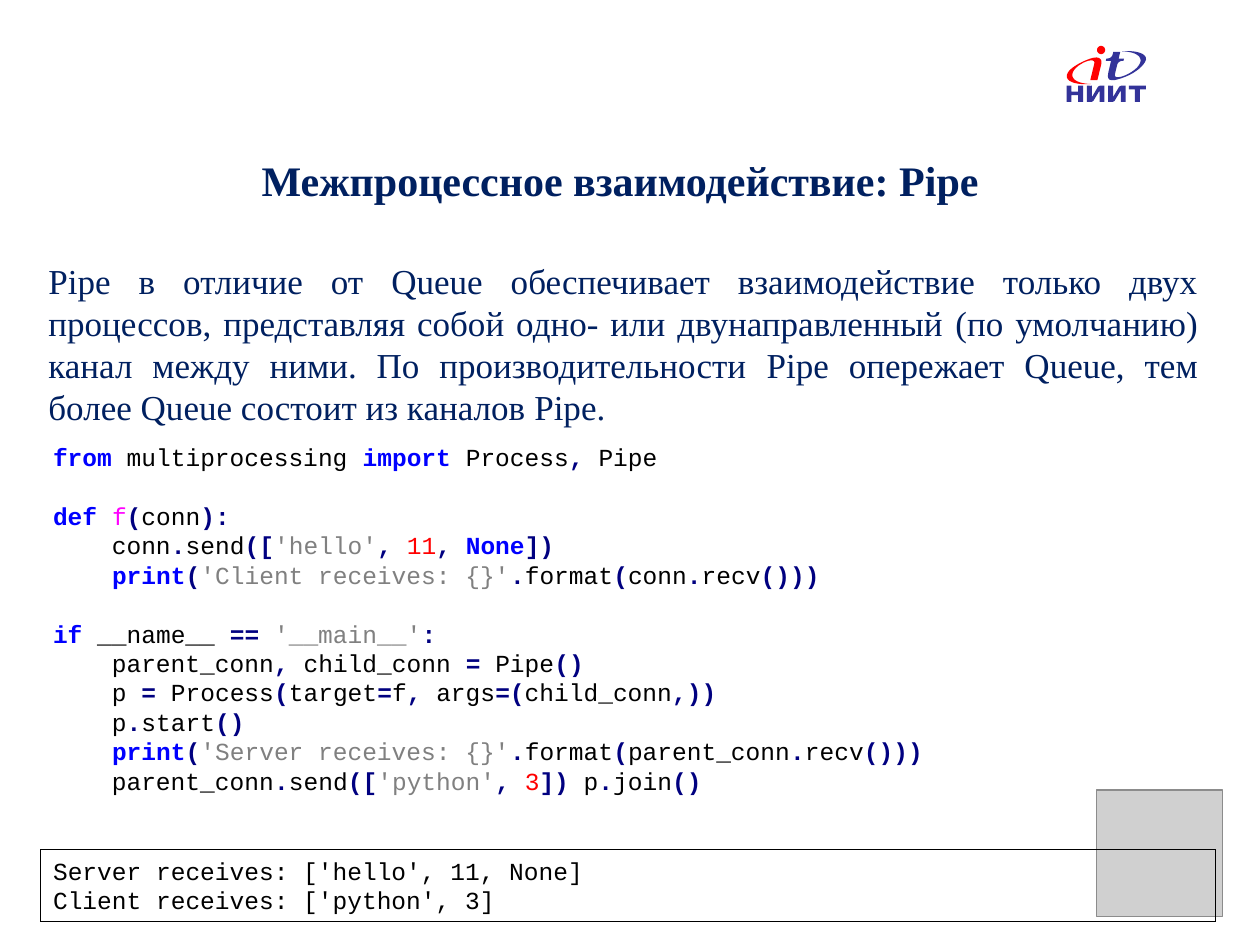
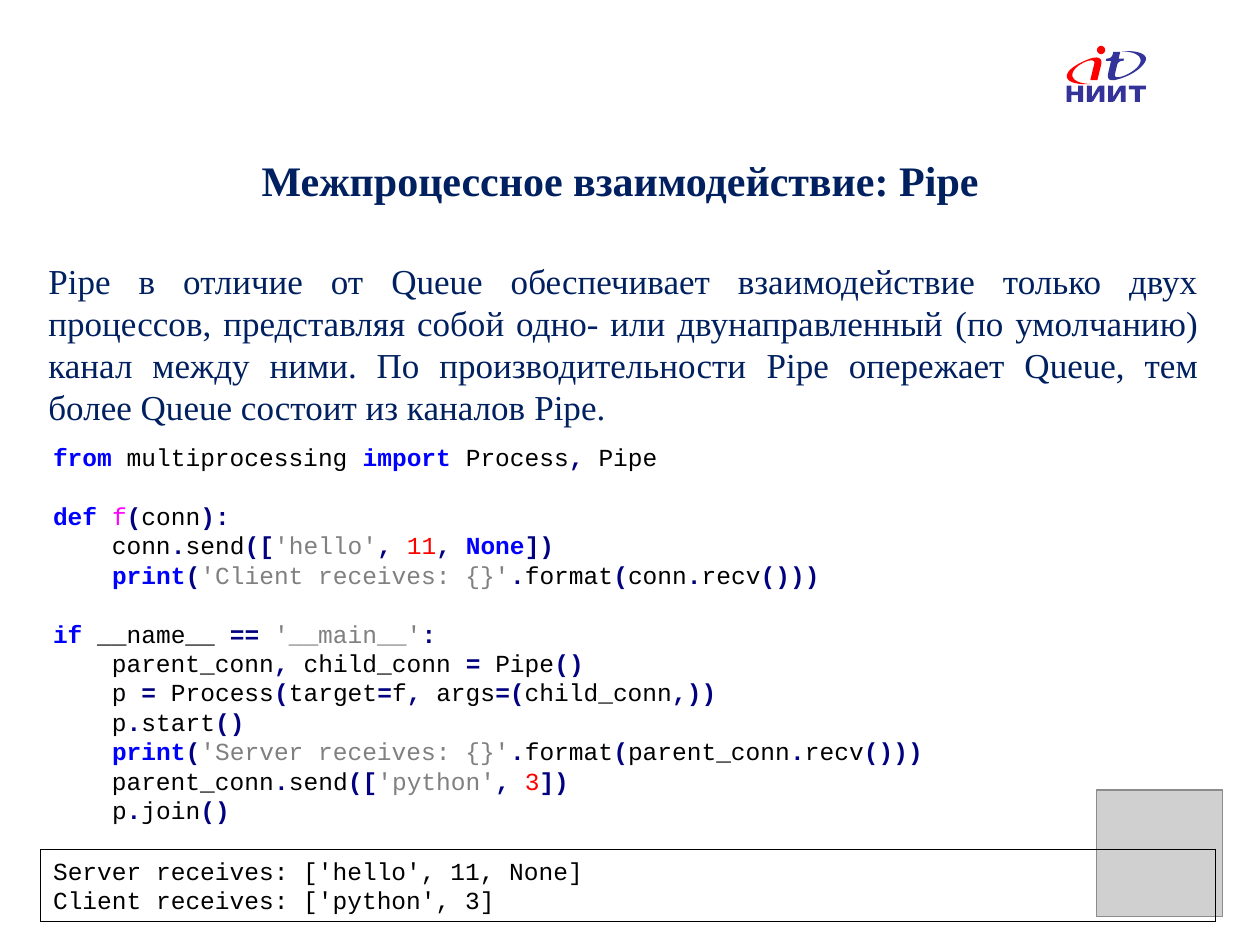
Before and after one commit to IlyaOrlov/PythonCourse, a slide deck: slide 32 of Lectures/PyLec_9.pptx. Drawn at 1260x945 pixels with LibreOffice and Linux fonts; fonts in the diff are those of the drawing; grey boxes stand for pictures; background and template pictures are left out. Boxes give left, top, right and bottom in pixels: in the first picture for what was removed or moved away, otherwise in the second. Text is boxed around its words. In the diff, an @@ line names an element or a change of style, - is before the commit and + after.

```diff
--- a/Lectures/PyLec_9.pptx
+++ b/Lectures/PyLec_9.pptx
@@ text at (112,772,569,824): text changed @@
-parent_conn.send(['python', 3]) p.join()
+parent_conn.send(['python', 3])
+p.join()
```
Also in this commit, not shown: 2 other slides changed.
